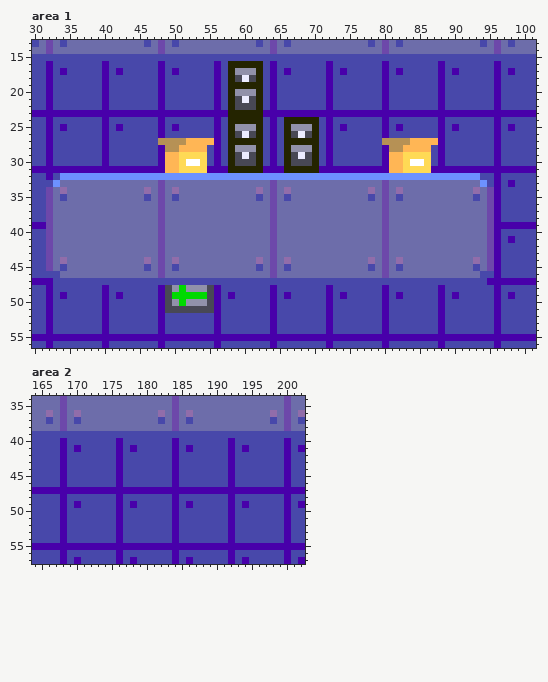
Edited in one commit: pixel-art file (aseprite work/level 12.aseprite). The first picture shows the starting point.
256x256 pixels, 1 frame. Shown: area 1: x 30..101, y 13..56; area 2: x 164..202, y 34..57. The commit also changed other parts of the picture, which this record leaves out.
The same view after the edit:
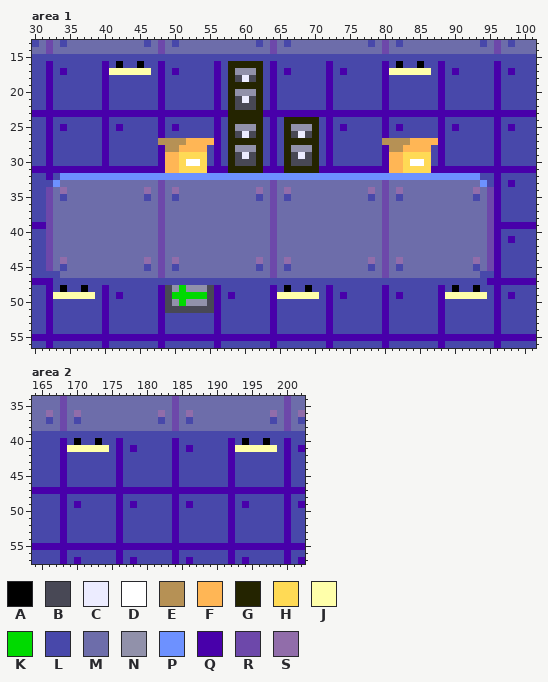
Palette (. is transparent): A #000000  B #484855  C #ececff  D #ffffff  E #b69155  F #ffb655  G #242400  H #ffda55  J #ffffaa  K #00da00  L #4848aa  M #6d6daa  N #9191aa  P #6d91ff  Q #4800aa  R #6d48aa  S #916daa
The exact change:
Area 1, layer "Tilemap 1":
y 16: x 42 L -> A; x 45 L -> A; x 82 L -> A; x 85 L -> A
y 17: x 41..46 LQLLLL -> JJJJJJ; x 81..86 LQLLLL -> JJJJJJ
y 48: x 34 L -> A; x 37 L -> A; x 66 L -> A; x 69 L -> A; x 90 L -> A; x 93 L -> A
y 49: x 33..38 LQLLLL -> JJJJJJ; x 65..70 LQLLLL -> JJJJJJ; x 89..94 LQLLLL -> JJJJJJ
Area 2, layer "Tilemap 1":
y 40: x 170 L -> A; x 173 L -> A; x 194 L -> A; x 197 L -> A
y 41: x 169..174 LQLLLL -> JJJJJJ; x 193..198 LQLLLL -> JJJJJJ
Where, in picture pixels (left, top, right, bottom), the same in both pictures:
changed: (109, 61, 151, 75)
changed: (389, 61, 431, 75)
changed: (53, 285, 95, 299)
changed: (277, 285, 319, 299)
changed: (445, 285, 487, 299)
changed: (67, 438, 109, 452)
changed: (235, 438, 277, 452)
